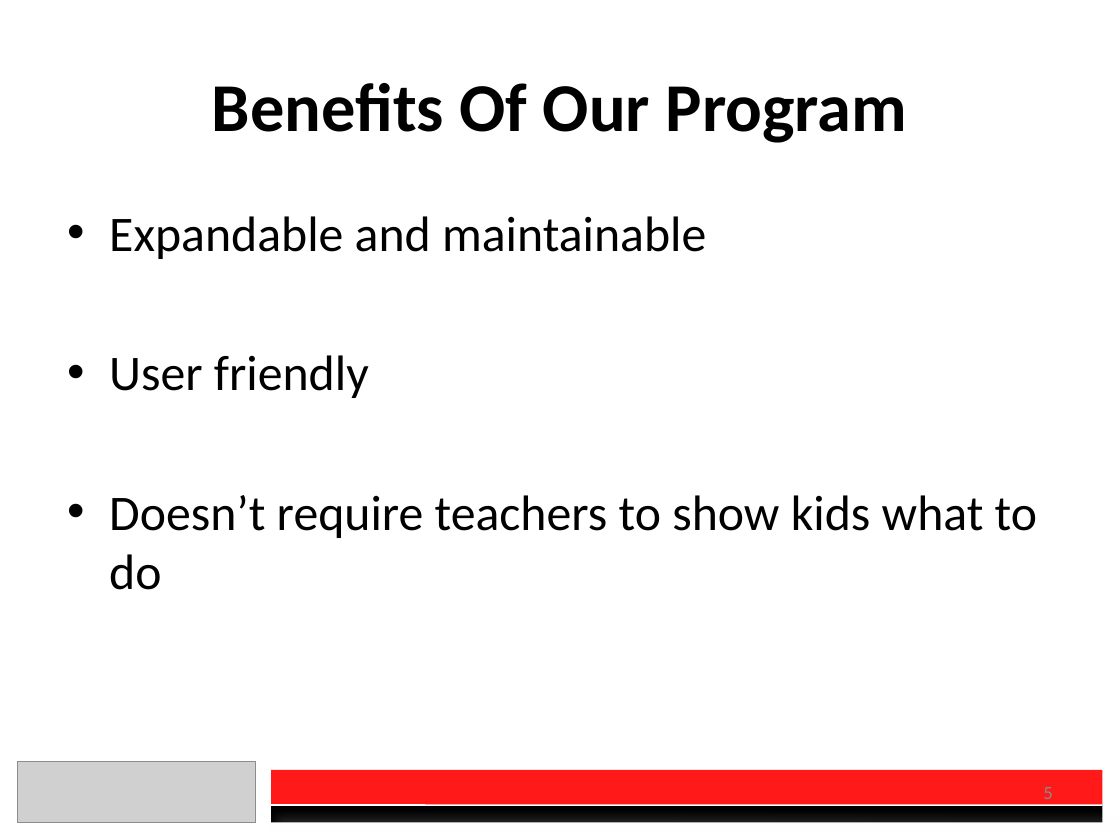
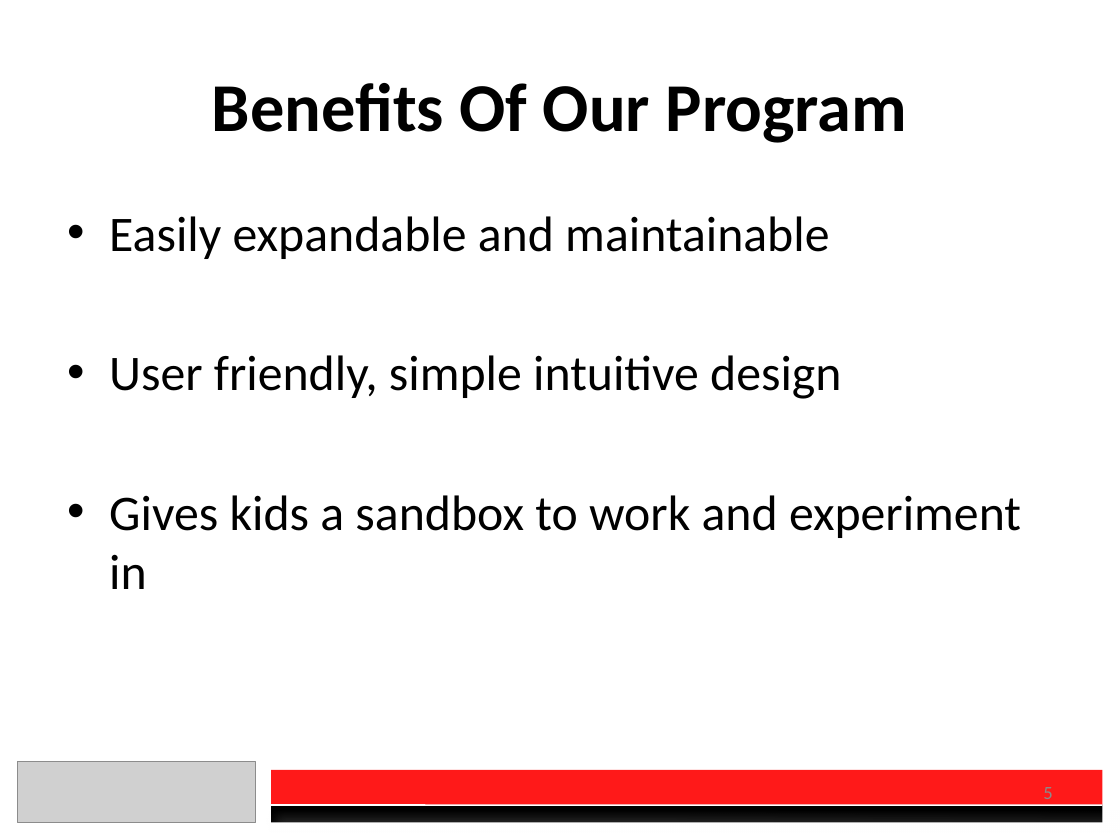
Before and after one commit to charberg/OEC2016, a slide deck: slide 5 of Presentation.pptx. Drawn at 1120x840 pixels with LibreOffice and Linux fonts; fonts in the diff are those of the drawing; grey boxes stand for pictures. Boxes give left, top, right and bottom in pixels: in the first picture for what was removed or moved away, otherwise in the second. Text is boxed around its words. In the diff, an @@ line names an element or a change of style, - is before the commit and + after.

```diff
--- a/Presentation.pptx
+++ b/Presentation.pptx
@@ text at (109, 216, 1021, 589): text changed @@
-• Expandable and maintainable
-• User friendly
-• Doesn’t require teachers to show kids what to do
+• Easily expandable and maintainable
+• User friendly, simple intuitive design
+• Gives kids a sandbox to work and experiment in
```
Also in this commit, not shown: 5 other slides changed, 2 other files.
